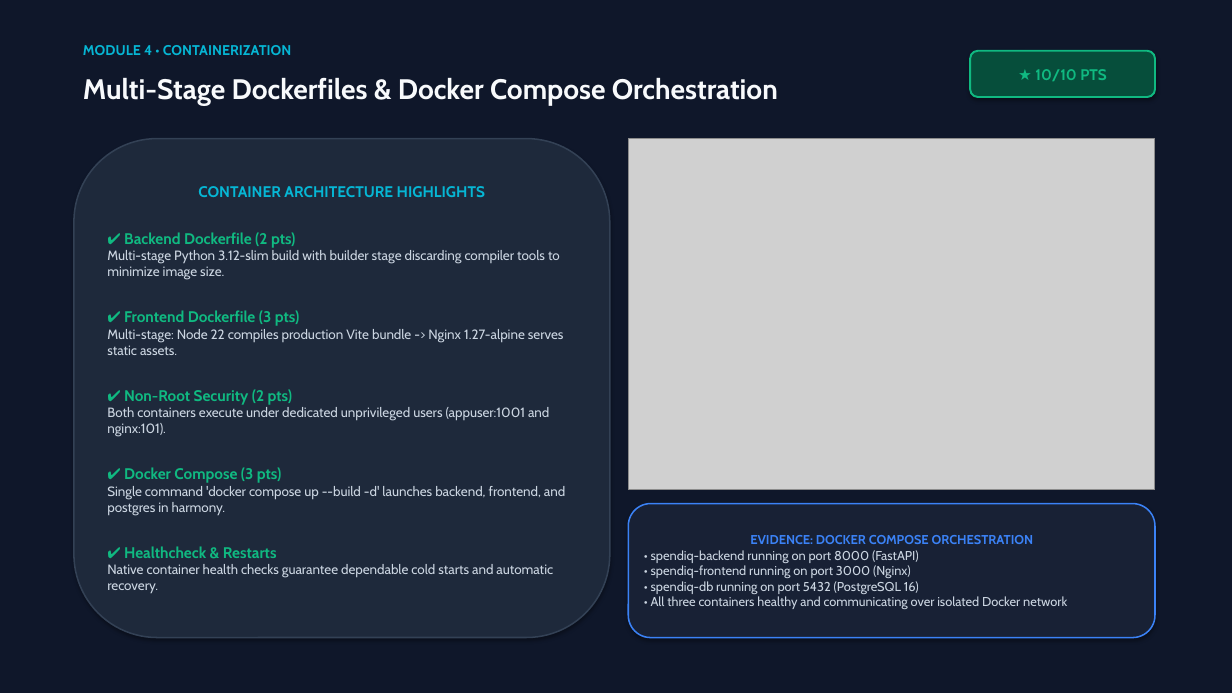
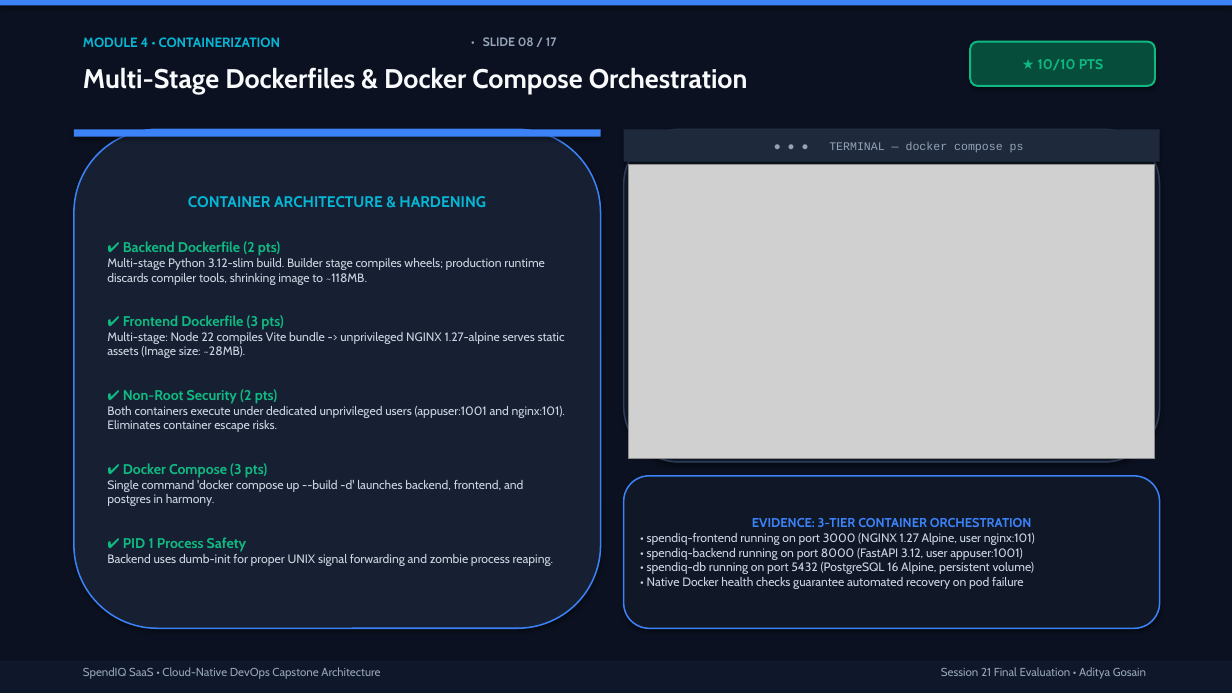
Before and after one commit to Posiedon207/SpendIQ, a slide deck: slide 8 of demo/SpendIQ_Capstone_Presentation.pptx (slide 6 before the commit). Drawn at 1232x693 pixels with LibreOffice and Linux fonts; fonts in the diff are those of the drawing; grey boxes stand for pictures. Boxes give left, top, right and bottom in pixels: in the first picture for what was removed or moved away, otherwise in the second. Text is boxed around its words. In the diff, an @@ line names an element or a change of style, - is before the commit and + after.

Commit message:
feat(presentation): upgrade to 17-slide master capstone deck and add SRE troubleshooting runbooks

```diff
--- a/demo/SpendIQ_Capstone_Presentation.pptx
+++ b/demo/SpendIQ_Capstone_Presentation.pptx
@@ rectangle at (0, 0, 1232, 693): fill #0F172A to #0B1120 @@
@@ rectangle added at (0, 0, 1232, 6), fill #3B82F6 @@
@@ text "Multi-Stage Dockerfiles & Docker Compose ...": place and size @@
-text "Multi-Stage Dockerfiles & Docker Compose ..." at (83, 78, 778, 105)
+text "Multi-Stage Dockerfiles & Docker Compose ..." at (83, 67, 748, 95)
@@ text "Multi-Stage Dockerfiles & Docker Compose ..." at (83, 67, 748, 95): size 22 to 21 pt @@
@@ text "MODULE 4 • CONTAINERIZATION": place and size @@
-text "MODULE 4 • CONTAINERIZATION" at (83, 45, 291, 55)
+text "MODULE 4 • CONTAINERIZATION" at (83, 37, 281, 47)
@@ text "MODULE 4 • CONTAINERIZATION" at (83, 37, 281, 47): size 11 to 10.5 pt @@
@@ text added at (483, 37, 557, 46), 9.5 pt, text #94A3B8, bold @@
+• SLIDE 08 / 17
@@ rounded rectangle "★ 10/10 PTS": place and size @@
-rounded rectangle "★ 10/10 PTS" at (970, 51, 1155, 97)
+rounded rectangle "★ 10/10 PTS" at (970, 42, 1155, 86)
@@ rounded rectangle "★ 10/10 PTS" at (970, 42, 1155, 86): size 12 to 11 pt @@
@@ rounded rectangle "CONTAINER ARCHITECTURE & HARDENING": place and size @@
-rounded rectangle "CONTAINER ARCHITECTURE & HARDENING" at (74, 139, 610, 638)
+rounded rectangle "CONTAINER ARCHITECTURE & HARDENING" at (74, 129, 601, 628)
@@ rounded rectangle "CONTAINER ARCHITECTURE & HARDENING" at (74, 129, 601, 628): fill #1E293B to #162032; outline #334155 1.2 pt to #3B82F6 1.2 pt @@
@@ rectangle added at (74, 129, 601, 137), fill #3B82F6 @@
@@ rounded rectangle added at (624, 129, 1160, 462), fill #101827, outline #2D3D58 1.2 pt @@
@@ rectangle added at (624, 129, 1160, 162), fill #1E293B, 9 pt, text #94A3B8 @@
+● ● ● TERMINAL — docker compose ps
@@ picture: place and size @@
-picture at (628, 139, 1155, 490)
+picture at (628, 165, 1155, 458)
@@ text in rounded rectangle at (188, 196, 486, 207): text changed @@
-CONTAINER ARCHITECTURE HIGHLIGHTS
+CONTAINER ARCHITECTURE & HARDENING
@@ text in rounded rectangle at (107, 258, 545, 285): text changed; size 10.5 to 9.5 pt @@
-Multi-stage Python 3.12-slim build with builder stage discarding compiler tools to minimize image size.
+Multi-stage Python 3.12-slim build. Builder stage compiles wheels; production runtime discards compiler tools, shrinking image to ~118MB.
@@ text in rounded rectangle at (107, 241, 523, 506): size 12 to 11 pt in "✔ Backend Dockerfile (2 pts)", "✔ Frontend Dockerfile (3 pts)", "✔ Non-Root Security (2 pts)", "✔ Docker Compose (3 pts)"; size 10.5 to 9.5 pt in "Single command 'docker compose up --build -d' ..." @@
@@ text in rounded rectangle at (107, 332, 565, 358): text changed; size 10.5 to 9.5 pt @@
-Multi-stage: Node 22 compiles production Vite bundle -> Nginx 1.27-alpine serves static assets.
+Multi-stage: Node 22 compiles Vite bundle -> unprivileged NGINX 1.27-alpine serves static assets (Image size: ~28MB).
@@ text in rounded rectangle at (107, 406, 565, 432): text changed; size 10.5 to 9.5 pt @@
-Both containers execute under dedicated unprivileged users (appuser:1001 and nginx:101).
+Both containers execute under dedicated unprivileged users (appuser:1001 and nginx:101). Eliminates container escape risks.
@@ rounded rectangle "EVIDENCE: 3-TIER CONTAINER ORCHESTRATION": place and size @@
-rounded rectangle "EVIDENCE: 3-TIER CONTAINER ORCHESTRATION" at (628, 504, 1155, 638)
+rounded rectangle "EVIDENCE: 3-TIER CONTAINER ORCHESTRATION" at (624, 476, 1160, 628)
@@ rounded rectangle "EVIDENCE: 3-TIER CONTAINER ORCHESTRATION" at (624, 476, 1160, 628): fill #182135 to #101827 @@
@@ text in rounded rectangle at (107, 537, 554, 566): text changed; size 10.5 to 9.5 pt @@
-✔ Healthcheck & Restarts
-Native container health checks guarantee dependable cold starts and automatic recovery.
+✔ PID 1 Process Safety
+Backend uses dumb-init for proper UNIX signal forwarding and zombie process reaping.
@@ text in rounded rectangle at (647, 518, 1035, 589): text changed; size 10 to 9.5 pt @@
-EVIDENCE: DOCKER COMPOSE ORCHESTRATION
-• spendiq-backend running on port 8000 (FastAPI)
-• spendiq-frontend running on port 3000 (Nginx)
-• spendiq-db running on port 5432 (PostgreSQL 16)
-• All three containers healthy and communicating over isolated Docker network
+EVIDENCE: 3-TIER CONTAINER ORCHESTRATION
+• spendiq-frontend running on port 3000 (NGINX 1.27 Alpine, user nginx:101)
+• spendiq-backend running on port 8000 (FastAPI 3.12, user appuser:1001)
+• spendiq-db running on port 5432 (PostgreSQL 16 Alpine, persistent volume)
+• Native Docker health checks guarantee automated recovery on pod failure
@@ rectangle added at (0, 661, 1232, 693), fill #0F172A @@
@@ text added at (83, 667, 380, 679), 9 pt, text #94A3B8 @@
+SpendIQ SaaS • Cloud-Native DevOps Capstone Architecture
@@ text added at (941, 667, 1146, 679), 9 pt, text #94A3B8 @@
+Session 21 Final Evaluation • Aditya Gosain
```
Also in this commit, not shown: 10 other slides changed, 6 slides added, 3 slides removed, 4 other files.
